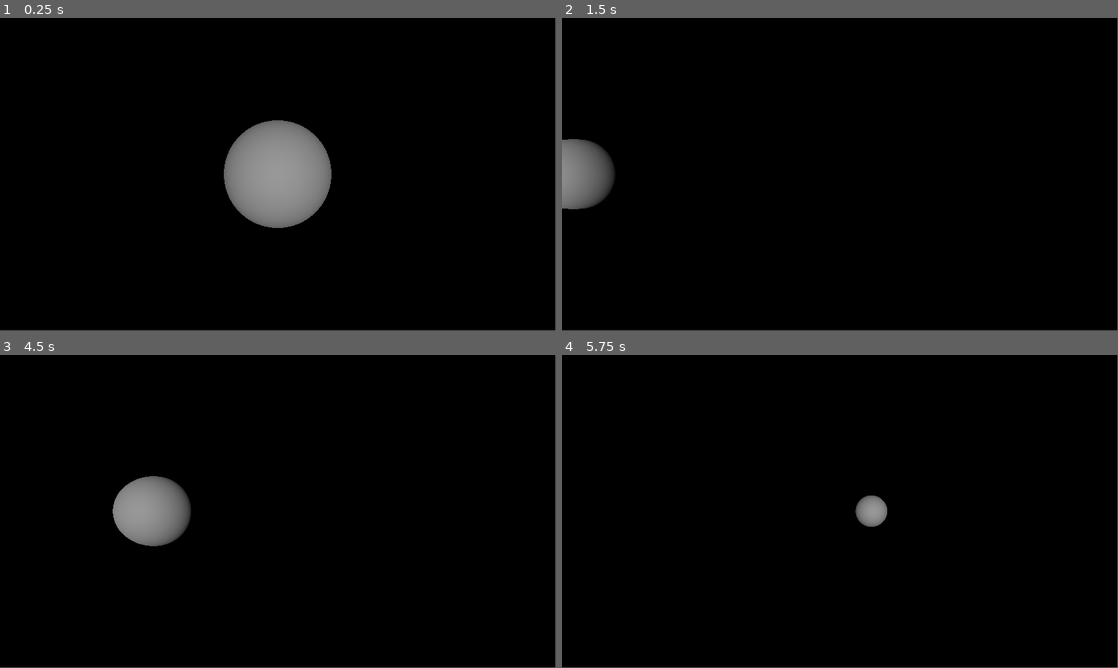
Above: before the commit, frames 1-4 (two rows, left to right).
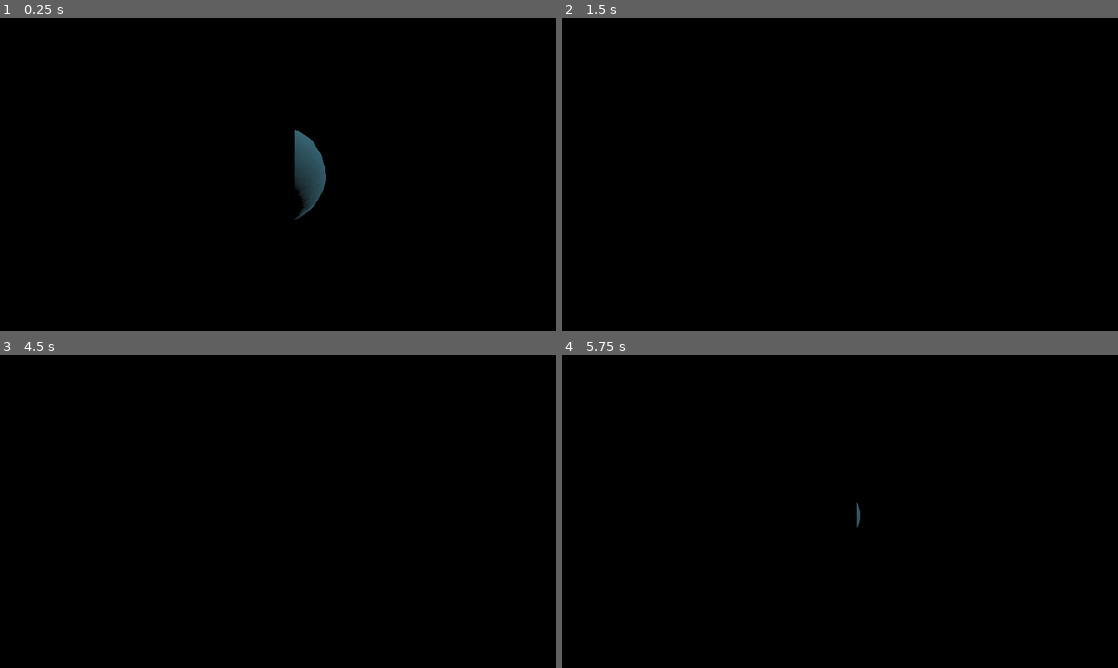
Above: after the commit, the same moments.

Repository: Quantiset/atmosphere-shader
Game: Godot game, scene res://Scenes/main.tscn
Same seed, same stepped clock (60 frames per second), same inputs: the game is played once before the commit and once after it.
Inputs (mouse positions are in pixels of both pictures, inside the frame that each line leads up to):
- Up to frame 1 (0.25 s): no input
- Up to frame 2 (1.5 s): tap Enter at 0.5 s; move the mouse to (962, 158) at 0.52 s; hold D 0.53-1.28 s; tap Q at 0.6 s; click (962, 158) at 0.67 s; tap E at 0.8, 1.35 s; move the mouse to (728, 190) at 1.27 s; hold S from 1.28 s (still down); click (728, 190) at 1.42 s
- Up to frame 3 (4.5 s): tap Shift at 1.55, 4.35 s; move the mouse to (333, 442) at 2.02 s; release S at 2.03 s; hold D 2.03-2.78 s; hold Shift 2.03-2.78 s; click (333, 442) at 2.17 s; tap Q at 2.3, 2.85 s; tap Space at 2.75, 4.25 s; move the mouse to (250, 574) at 2.77 s; hold W 2.78-3.53 s; click (250, 574) at 2.92 s; tap E at 3.05, 3.6 s; tap Enter at 3.5 s; move the mouse to (444, 558) at 3.52 s; hold Shift 3.53-4.28 s; hold A from 3.53 s (still down); click (444, 558) at 3.67 s; move the mouse to (111, 464) at 4.27 s; click (111, 464) at 4.42 s
- Up to frame 4 (5.75 s): tap Q at 4.55, 5.1 s; move the mouse to (867, 511) at 5.02 s; release A at 5.03 s; hold S from 5.03 s (still down); click (867, 511) at 5.17 s; tap E at 5.3 s
In our replay, the window is 799x449 before the commit and 800x450 after it. These sizes can differ from the game's own. Grey fills any space a smaller window leaves; there, only what the larger window draws over its background counts as a difference.

The runs differ from the first frame. In frame 1, 5.2% of the frame differs, in the area x 40-60%, y 32-68%; in frame 2, 1.8%; in frame 3, 2.5%; in frame 4, 0.5%.

Commit message:
Camera Duality

Diff:
--- a/Scenes/main.tscn
+++ b/Scenes/main.tscn
@@ -1,25 +1,91 @@
-[gd_scene load_steps=5 format=3 uid="uid://bn1wn8ul1wcpf"]
+[gd_scene load_steps=15 format=3 uid="uid://bn1wn8ul1wcpf"]
 
 [ext_resource type="Script" uid="uid://cj8d8afgkc7lu" path="res://Scripts/main.gd" id="1_jjgbg"]
 [ext_resource type="Script" uid="uid://d06uhcgyf4fm1" path="res://Scripts/camera_3d.gd" id="2_bo1nx"]
+[ext_resource type="Shader" uid="uid://crwwcxrca6lbd" path="res://Scripts/Earth.gdshader" id="2_jjvhh"]
+[ext_resource type="Shader" uid="uid://rc0fl3vf0s6u" path="res://Scripts/atmosphere.gdshader" id="3_8gbba"]
+
+[sub_resource type="FastNoiseLite" id="FastNoiseLite_kry3j"]
+fractal_type = 2
+
+[sub_resource type="NoiseTexture2D" id="NoiseTexture2D_21xkr"]
+noise = SubResource("FastNoiseLite_kry3j")
+
+[sub_resource type="FastNoiseLite" id="FastNoiseLite_6bp64"]
+frequency = 0.0439
+
+[sub_resource type="NoiseTexture2D" id="NoiseTexture2D_344ge"]
+noise = SubResource("FastNoiseLite_6bp64")
+as_normal_map = true
+
+[sub_resource type="ShaderMaterial" id="ShaderMaterial_ynf5e"]
+render_priority = 0
+shader = ExtResource("2_jjvhh")
+shader_parameter/mountainmap = SubResource("NoiseTexture2D_21xkr")
+shader_parameter/normalmap = SubResource("NoiseTexture2D_344ge")
 
 [sub_resource type="SphereMesh" id="SphereMesh_7u77a"]
+lightmap_size_hint = Vector2i(17, 9)
+material = SubResource("ShaderMaterial_ynf5e")
 
 [sub_resource type="Environment" id="Environment_7u77a"]
 background_mode = 1
 
+[sub_resource type="SphereMesh" id="SphereMesh_8gbba"]
+
+[sub_resource type="ShaderMaterial" id="ShaderMaterial_jjvhh"]
+render_priority = 0
+shader = ExtResource("3_8gbba")
+shader_parameter/z_near = 0.0
+shader_parameter/z_far = 0.0
+shader_parameter/planet_position = Vector3(0, 0, 0)
+shader_parameter/planet_radius = 0.0
+shader_parameter/atmosphere_radius = 0.0
+shader_parameter/sun_position = Vector3(0, 0, 0)
+shader_parameter/camera_position = Vector3(0, 0, 0)
+shader_parameter/camera_basis = Basis(1, 0, 0, 0, 1, 0, 0, 0, 1)
+shader_parameter/min_max_x_y = Vector4(0, 0, 0, 0)
+shader_parameter/ray_distance = 100.0
+shader_parameter/sample_points = 10
+
+[sub_resource type="PlaneMesh" id="PlaneMesh_8gbba"]
+material = SubResource("ShaderMaterial_jjvhh")
+
 [node name="Main" type="Node3D"]
 script = ExtResource("1_jjgbg")
 
-[node name="Planet1" type="MeshInstance3D" parent="."]
+[node name="Earth" type="MeshInstance3D" parent="."]
+transform = Transform3D(2, 0, 0, 0, 2, 0, 0, 0, 2, 0, 0, 0)
 mesh = SubResource("SphereMesh_7u77a")
 
 [node name="WorldEnvironment" type="WorldEnvironment" parent="."]
 environment = SubResource("Environment_7u77a")
 
-[node name="Camera3D" type="Camera3D" parent="."]
-transform = Transform3D(1, 0, 0, 0, 1, 0, 0, 0, 1, 0, 0, 1.9522865)
+[node name="DirectionalLight3D" type="DirectionalLight3D" parent="."]
+transform = Transform3D(-0.9981038, 0, -0.0615538, 0, 1, 0, 0.0615538, 0, -0.9981038, 0, 0, -271.7304)
+
+[node name="CanvasLayer" type="CanvasLayer" parent="."]
+visible = false
+
+[node name="Shader" type="ColorRect" parent="CanvasLayer"]
+custom_minimum_size = Vector2(1280, 720)
+offset_right = 40.0
+offset_bottom = 40.0
+mouse_filter = 2
+
+[node name="Sun" type="MeshInstance3D" parent="."]
+transform = Transform3D(1, 0, 0, 0, 1, 0, 0, 0, 1, 0, 0, -91.67713)
+visible = false
+mesh = SubResource("SphereMesh_8gbba")
+
+[node name="Yaw" type="Node3D" parent="."]
+
+[node name="Camera3D" type="Camera3D" parent="Yaw"]
+unique_name_in_owner = true
+transform = Transform3D(-1, 0, -8.742278e-08, 0, 1, 0, 8.742278e-08, 0, -1, 0, 0, -4.6920485)
+far = 1000.0
 script = ExtResource("2_bo1nx")
 
-[node name="DirectionalLight3D" type="DirectionalLight3D" parent="."]
-transform = Transform3D(1, 0, 0, 0, 1, 0, 0, 0, 1, 0, 0, 3.921534)
+[node name="MeshInstance3D" type="MeshInstance3D" parent="Yaw/Camera3D"]
+transform = Transform3D(1, 0, 0, 0, -4.371139e-08, -0.99999994, 0, 1, -4.3711385e-08, -0.985, 0, -0.185)
+mesh = SubResource("PlaneMesh_8gbba")
--- /dev/null
+++ b/Scripts/Earth.gdshader
@@ -0,0 +1,18 @@
+shader_type spatial;
+
+uniform sampler2D mountainmap;
+uniform sampler2D normalmap;
+
+void vertex() {
+	VERTEX *= (0.1*texture(mountainmap, UV).r + 1.);
+}
+
+void fragment() {
+	NORMAL_MAP = texture(normalmap, UV).rgb*0.2;
+	ALBEDO = vec3(0.2, 0.4, 0.46);
+}
+
+//void light() {
+//	// Called for every pixel for every light affecting the material.
+//	// Uncomment to replace the default light processing function with this one.
+//}
--- /dev/null
+++ b/Scripts/atmosphere.gdshader
@@ -0,0 +1,80 @@
+shader_type spatial;
+render_mode unshaded;
+
+uniform sampler2D depth_tex : hint_depth_texture;
+uniform float z_near;
+uniform float z_far;
+
+uniform vec3 planet_position;
+uniform float planet_radius;
+uniform float atmosphere_radius;
+uniform vec3 sun_position;
+uniform vec3 camera_position;
+uniform mat3 camera_basis;
+uniform sampler2D direction_vector;
+uniform vec4 min_max_x_y;
+uniform float ray_distance = 100;
+uniform int sample_points = 10;
+
+vec2 ray_sphere(vec3 ray_dir) {
+	vec3 to_earth = camera_position - planet_position;
+
+	float a = 1.0;
+	float b = 2.0 * dot(to_earth, ray_dir);
+	float c = dot(to_earth, to_earth) - atmosphere_radius * atmosphere_radius;
+
+	float discriminant = b*b - 4.0*a*c;
+
+	if (discriminant > 0.0) {
+		float s = sqrt(discriminant);
+		float near = max(0.001, (-b-s) / (2.0*a));
+		float far = (-b+s)/(2.0*a);
+		if (far > 0.001) {
+			return vec2(near, far - near);
+		}
+	}
+
+	return vec2(99999.0, 0.0);
+}
+
+void fragment() {
+
+	float d_nonlinear = texture(depth_tex, SCREEN_UV).r;
+	float z_n = d_nonlinear;
+
+	float ndc_depth = d_nonlinear * 2.0 - 1.0;
+    float linear_depth = INV_PROJECTION_MATRIX[3][2] / (ndc_depth + INV_PROJECTION_MATRIX[2][2]);
+
+	float d_linear = abs(linear_depth);
+
+	float min_x = min_max_x_y.r;
+	float max_x = min_max_x_y.g;
+	float min_y = min_max_x_y.b;
+	float max_y = min_max_x_y.a;
+
+	vec3 dir = texture(direction_vector, SCREEN_UV).rgb;
+	dir.x = (max_x - min_x) * dir.x + min_x;
+	dir.y = (max_y - min_y) * dir.y + min_y;
+	dir.z = -dir.z;
+	dir.y = -dir.y;
+	dir = normalize(camera_basis * dir);
+
+	vec2 rs = ray_sphere(dir);
+	float dist_to_atmosphere = rs.r;
+	float dist_in_atmosphere = rs.g;
+
+	float s = min(dist_in_atmosphere, d_linear - dist_to_atmosphere) / (2.0*atmosphere_radius);
+	ALBEDO = vec3(d_nonlinear);
+
+	vec3 query_pos = camera_position;
+	for (int i = 0; i < sample_points; i++) {
+		query_pos += dir*(float(i) * ray_distance / float(sample_points));
+
+	}
+
+}
+
+//void light() {
+//	// Called for every pixel for every light affecting the CanvasItem.
+//	// Uncomment to replace the default light processing function with this one.
+//}
--- a/Scripts/camera_3d.gd
+++ b/Scripts/camera_3d.gd
@@ -1,44 +1,96 @@
+# https://github.com/richardhyy/simple-free-look-camera-4/blob/master/camera.gd
+
 extends Camera3D
 
-@export var move_speed := 5.0
-@export var fast_speed := 20.0
-@export var mouse_sensitivity := 0.004
+const SHIFT_MULTIPLIER = 2.5
+const ALT_MULTIPLIER = 1.0 / SHIFT_MULTIPLIER
 
-var rotating := false
+@export_range(0.0, 1.0) var sensitivity = 0.25
 
-func _unhandled_input(event):
-	# Toggle looking around when RMB is held
-	if event is InputEventMouseButton and event.button_index == MOUSE_BUTTON_RIGHT:
-		rotating = event.pressed
-		if rotating:
-			Input.set_mouse_mode(Input.MOUSE_MODE_CAPTURED)
-		else:
-			Input.set_mouse_mode(Input.MOUSE_MODE_VISIBLE)
+var _mouse_position = Vector2(0.0, 0.0)
+var _total_pitch = 0.0
 
-	# Look around while holding RMB
-	if rotating and event is InputEventMouseMotion:
-		rotation.y -= event.relative.x * mouse_sensitivity
-		rotation.x -= event.relative.y * mouse_sensitivity
-		rotation.x = clamp(rotation.x, deg_to_rad(-89), deg_to_rad(89))
+var _direction = Vector3(0.0, 0.0, 0.0)
+var _velocity = Vector3(0.0, 0.0, 0.0)
+var _acceleration = 30
+var _deceleration = -10
+var _vel_multiplier = 4
+
+# Keyboard state
+var _w = false
+var _s = false
+var _a = false
+var _d = false
+var _q = false
+var _e = false
+var _shift = false
+var _alt = false
+
+func _input(event):
+
+	if event is InputEventMouseMotion:
+		_mouse_position = event.relative
+
+	if event is InputEventMouseButton:
+		match event.button_index:
+			MOUSE_BUTTON_RIGHT: # Only allows rotation if right click down
+				Input.set_mouse_mode(Input.MOUSE_MODE_CAPTURED if event.pressed else Input.MOUSE_MODE_VISIBLE)
+			MOUSE_BUTTON_WHEEL_UP: # Increases max velocity
+				_vel_multiplier = clamp(_vel_multiplier * 1.1, 0.2, 20)
+			MOUSE_BUTTON_WHEEL_DOWN: # Decereases max velocity
+				_vel_multiplier = clamp(_vel_multiplier / 1.1, 0.2, 20)
+
+	# Receives key input
+	if event is InputEventKey:
+		match event.keycode:
+			KEY_W:
+				_w = event.pressed
+			KEY_S:
+				_s = event.pressed
+			KEY_A:
+				_a = event.pressed
+			KEY_D:
+				_d = event.pressed
+			KEY_Q:
+				_q = event.pressed
+			KEY_E:
+				_e = event.pressed
 
 
 func _process(delta):
-	var speed = move_speed
-	if Input.is_key_pressed(KEY_SHIFT):
-		speed = fast_speed
+	_update_mouselook()
+	_update_movement(delta)
 
-	var direction = Vector3.ZERO
+func _update_movement(delta):
+	_direction = Vector3((_d as float) - (_a as float),
+						(_e as float) - (_q as float),
+						(_s as float) - (_w as float))
 
-	# WASD movement
-	if Input.is_key_pressed(KEY_W):
-		direction -= transform.basis.z
-	if Input.is_key_pressed(KEY_S):
-		direction += transform.basis.z
-	if Input.is_key_pressed(KEY_A):
-		direction -= transform.basis.x
-	if Input.is_key_pressed(KEY_D):
-		direction += transform.basis.x
+	var offset = _direction.normalized() * _acceleration * _vel_multiplier * delta \
+		+ _velocity.normalized() * _deceleration * _vel_multiplier * delta
 
-	# Move
-	if direction != Vector3.ZERO:
-		translate(direction.normalized() * speed * delta)
+	var speed_multi = 1
+	if _shift: speed_multi *= SHIFT_MULTIPLIER
+	if _alt: speed_multi *= ALT_MULTIPLIER
+
+	if _direction == Vector3.ZERO and offset.length_squared() > _velocity.length_squared():
+		_velocity = Vector3.ZERO
+	else:
+		_velocity.x = clamp(_velocity.x + offset.x, -_vel_multiplier, _vel_multiplier)
+		_velocity.y = clamp(_velocity.y + offset.y, -_vel_multiplier, _vel_multiplier)
+		_velocity.z = clamp(_velocity.z + offset.z, -_vel_multiplier, _vel_multiplier)
+
+		translate(_velocity * delta * speed_multi)
+
+func _update_mouselook():
+	if Input.get_mouse_mode() == Input.MOUSE_MODE_CAPTURED:
+		_mouse_position *= sensitivity
+		var yaw = _mouse_position.x
+		var pitch = _mouse_position.y
+		_mouse_position = Vector2(0, 0)
+
+		pitch = clamp(pitch, -90 - _total_pitch, 90 - _total_pitch)
+		_total_pitch += pitch
+
+		rotate_y(deg_to_rad(-yaw))
+		rotate_object_local(Vector3(1,0,0), deg_to_rad(-pitch))
--- a/Scripts/main.gd
+++ b/Scripts/main.gd
@@ -1 +1,45 @@
 extends Node3D
+
+var screen_size := Vector2i(1280, 720)
+var v_fov: float
+var h_fov: float
+
+@onready var cam := get_node("%Camera3D")
+
+func _ready():
+	#$Display.texture = $Renderer.get_texture()
+
+	v_fov = deg_to_rad(cam.fov)
+	h_fov = 2 * atan(tan(v_fov/2.0) / (9.0/16.0))
+
+	var im := Image.create(screen_size.x, screen_size.y, false, Image.FORMAT_RGBAF)
+
+	var max_x = (screen_size.x - screen_size.x/2.0) / (screen_size.x / 2.0) * tan(h_fov / 2)
+	var min_x = (-screen_size.x/2.0) / (screen_size.x / 2.0) * tan(h_fov / 2)
+	var max_y = (screen_size.y - screen_size.y/2.0) / (screen_size.y / 2.0) * tan(v_fov / 2)
+	var min_y = (-screen_size.y/2.0) / (screen_size.y / 2.0) * tan(v_fov / 2)
+	for y in range(screen_size.y):
+		for x in range(screen_size.x):
+			var x_var = (x - screen_size.x/2.0) / (screen_size.x / 2.0) * tan(h_fov / 2)
+			var y_var = (y - screen_size.y/2.0) / (screen_size.y / 2.0) * tan(v_fov / 2)
+			x_var = (x_var - min_x) / (max_x - min_x)
+			y_var = (y_var - min_y) / (max_y - min_y)
+			im.set_pixelv(Vector2i(x,y), Color(
+				x_var, y_var, 1.0, 1.0
+			))
+
+	im.save_png("res://Assets/direction.png")
+	var im_tex := ImageTexture.create_from_image(im)
+	$Yaw/Camera3D/MeshInstance3D.mesh.material.set_shader_parameter("direction_vector", im_tex)
+	$Yaw/Camera3D/MeshInstance3D.mesh.material.set_shader_parameter("sun_position", $Sun.global_position)
+	$Yaw/Camera3D/MeshInstance3D.mesh.material.set_shader_parameter("planet_position", $Earth.global_position)
+	$Yaw/Camera3D/MeshInstance3D.mesh.material.set_shader_parameter("planet_radius", 1.)
+	$Yaw/Camera3D/MeshInstance3D.mesh.material.set_shader_parameter("atmosphere_radius", 1.6)
+	$Yaw/Camera3D/MeshInstance3D.mesh.material.set_shader_parameter("min_max_x_y", Vector4(min_x, max_x, min_y, max_y))
+	$Yaw/Camera3D/MeshInstance3D.mesh.material.set_shader_parameter("z_near", cam.near)
+	$Yaw/Camera3D/MeshInstance3D.mesh.material.set_shader_parameter("z_far", cam.far)
+
+func _process(_delta):
+	$Yaw/Camera3D/MeshInstance3D.mesh.material.set_shader_parameter("camera_position", cam.global_position)
+	$Yaw/Camera3D/MeshInstance3D.mesh.material.set_shader_parameter("camera_basis", cam.global_transform.basis)
+	print($Yaw/Camera3D.position)
--- a/project.godot
+++ b/project.godot
@@ -14,3 +14,8 @@
 run/main_scene="uid://bn1wn8ul1wcpf"
 config/features=PackedStringArray("4.5", "Forward Plus")
 config/icon="res://icon.svg"
+
+[display]
+
+window/size/viewport_width=1280
+window/size/viewport_height=720
Binary file added: Assets/direction.png
Not shown, added: Assets/direction.png.import
Not shown, added: Scripts/Earth.gdshader.uid
Not shown, added: Scripts/atmosphere.gdshader.uid
